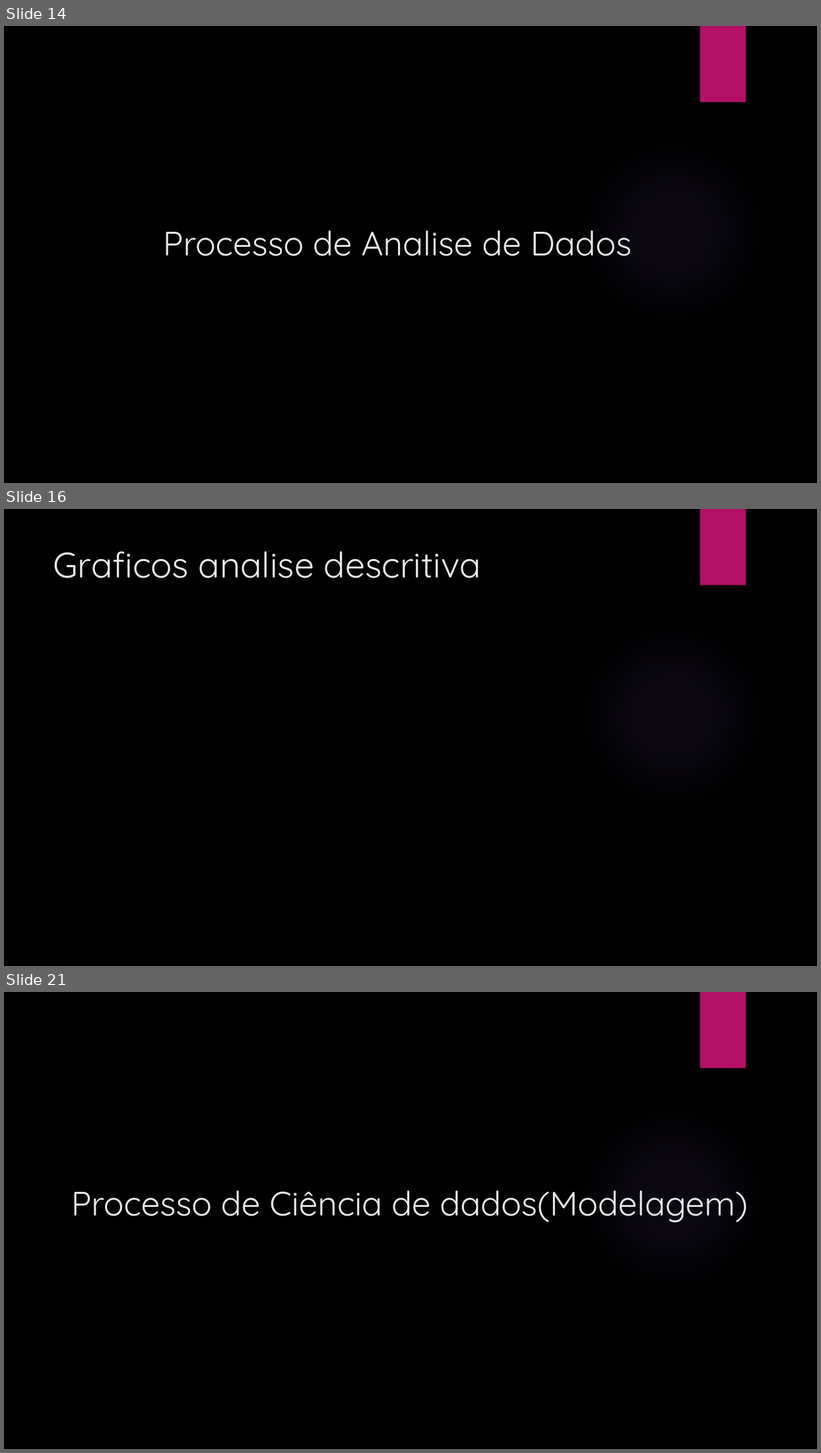
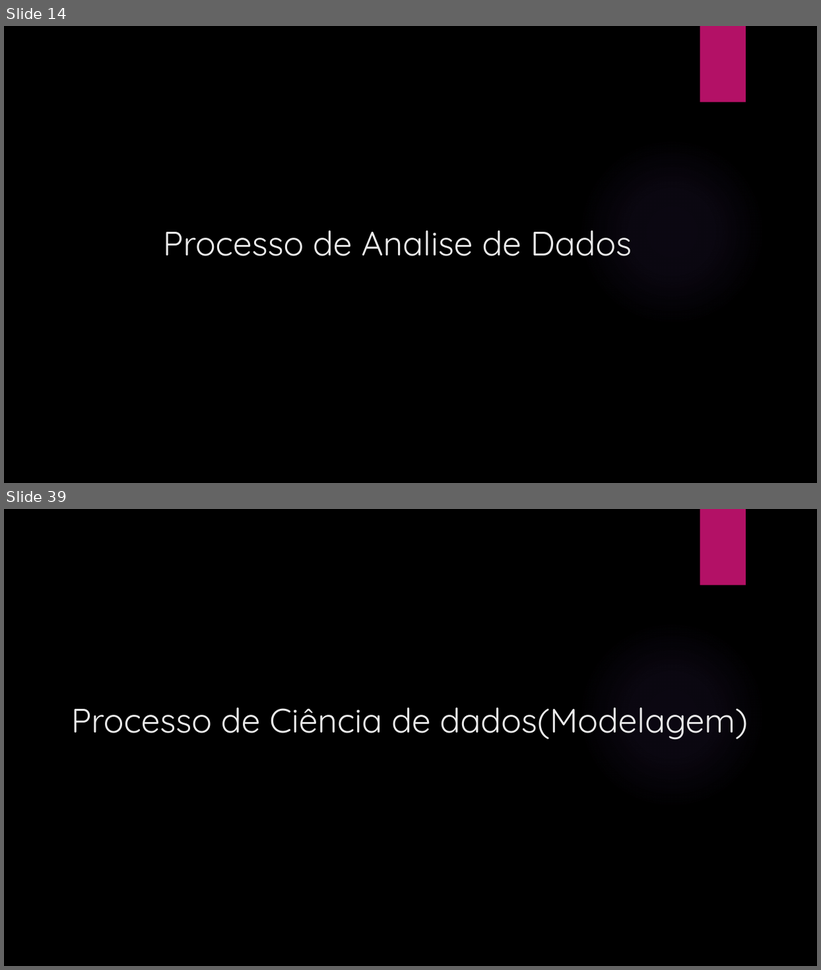
Before and after one commit to elvitin/students_perfomance_topicos_i, a slide deck: docs/Apresentacaotopicos.pptx. Shown one above the other, each under a label of ours: slides 14, 16 and 21 before the commit, slides 14 and 39 after it; the slides between them are not shown. The pictures are 821x1453 and 821x970 pixels, drawn with LibreOffice and Linux fonts; fonts in the diff are those of the drawing; background and template pictures are left out. Boxes give left, top, right and bottom in pixels: in the first picture for what was removed or moved away, otherwise in the second. Text is boxed around its words. In the diff, an @@ line names an element or a change of style, - is before the commit and + after.

```diff
--- a/docs/Apresentacaotopicos.pptx
+++ b/docs/Apresentacaotopicos.pptx
@@ slide 16 removed at <box>4,509,817,966</box>, background picture (left out); not listed: 2 template elements that a slide beside it also shows @@
@@ title removed at <box>54,551,481,578</box> @@
-Graficos analise descritiva
@@ what was slide 21 is now slide 39 @@
```
Also in this commit, not shown: 2 slides changed, 22 slides added, 3 other slides removed, 4 other files.
